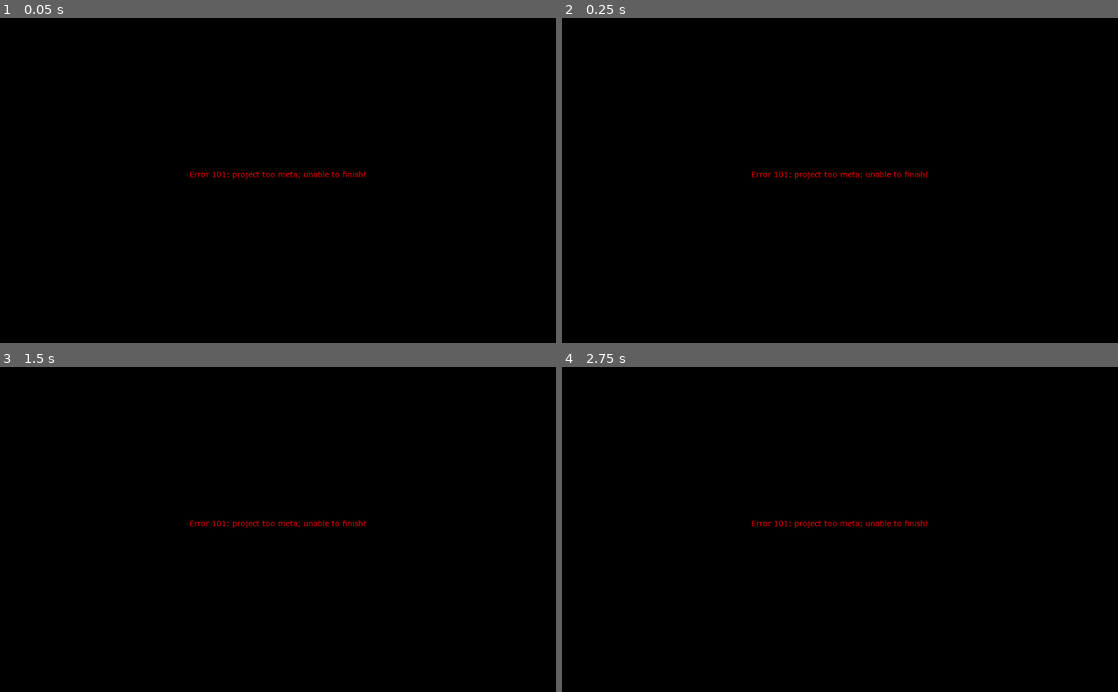
Above: before the commit, frames 1-4 (two rows, left to right).
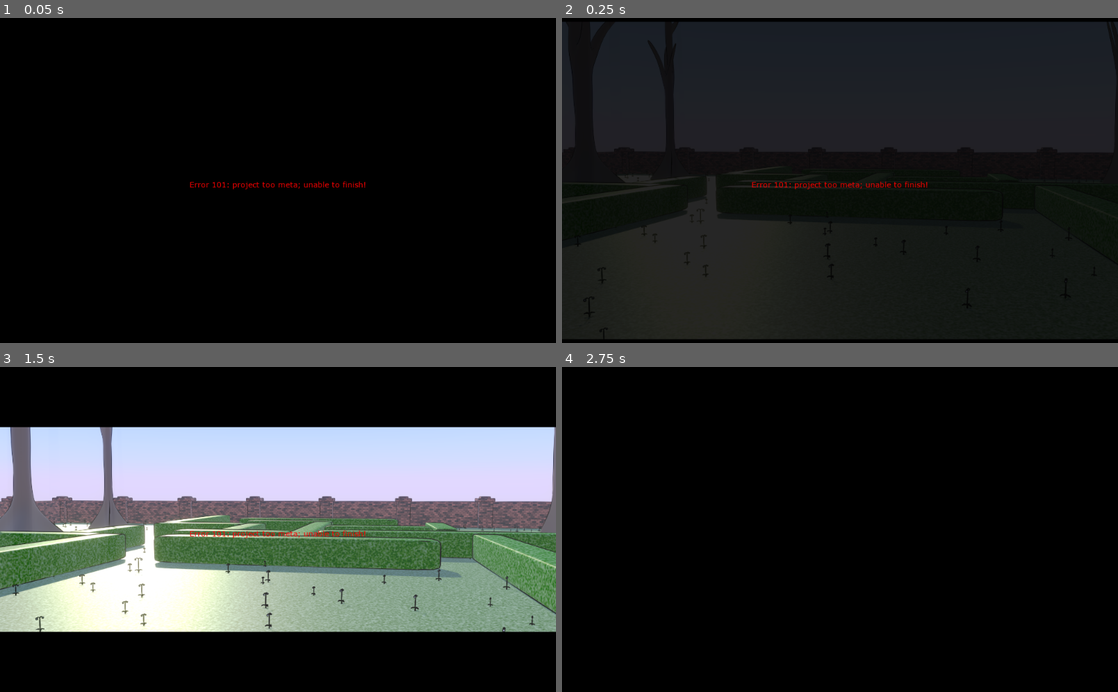
Above: after the commit, the same moments.

Repository: LanceMuch7/GWJ-31_I_Promise
Game: Godot game, scene res://src/Chapter1.tscn
Two runs of this game, one before a commit and one after it. Both use one fixed random seed, a clock stepped at 60 frames per second and the inputs below. This scene is started directly instead of the project's main scene.
Inputs (mouse positions are in pixels of both pictures, inside the frame that each line leads up to):
- Up to frame 1 (0.05 s): no input
- Up to frame 2 (0.25 s): no input
- Up to frame 3 (1.5 s): tap Enter (ui_accept) at 0.5, 0.77 s; move the mouse to (400, 513) at 0.52 s; click (400, 513) at 0.67 s; move the mouse to (166, 545) at 1.27 s; click (166, 545) at 1.42 s
- Up to frame 4 (2.75 s): tap Enter (ui_accept) at 1.52 s; move the mouse to (895, 458) at 2.02 s; click (895, 458) at 2.17 s

The runs differ from the first frame. In frame 1, 0.5% of the frame differs, in the area x 34-66%, y 47-53%; in frame 2, 63%; in frame 3, 63%, in the area x 0-100%, y 18-82%; in frame 4, 0.3%.
Error before the commit: Attempt to call function 'play' in base 'null instance' on a null instance. (res://src/Chapter1.gd:5)

Commit message:
commit

Diff:
--- a/src/Chapter1.gd
+++ b/src/Chapter1.gd
@@ -1,11 +1,10 @@
 extends Node2D
-
-
-func _init():
-	$plr/Cutscene/Anim.play("BeginClip")
 
 
 func _on_Anim_finished(anim_name):
 	Debugger.AddToHistory(" unhandled exception \"\" ", Debugger.TALKER.Error)
 	GameState.SetStep(10)
 	GameState.LoadScene(Enums.scene.Splash)
+
+func _on_Timer_timeout():
+	$plr/Cutscene/Anim.play("BeginClip")
--- a/src/Chapter1.tscn
+++ b/src/Chapter1.tscn
@@ -16,6 +16,12 @@
 [node name="plr" type="Node" parent="."]
 
 [node name="Cutscene" parent="plr" instance=ExtResource( 2 )]
+
+[node name="Timer" type="Timer" parent="."]
+wait_time = 0.1
+one_shot = true
+autostart = true
 [connection signal="animation_finished" from="plr/Cutscene/Anim" to="." method="_on_Anim_finished"]
+[connection signal="timeout" from="Timer" to="." method="_on_Timer_timeout"]
 
 [editable path="plr/Cutscene"]
--- a/src/Cutscene.tscn
+++ b/src/Cutscene.tscn
@@ -118,6 +118,7 @@
 
 
 
+
 [color=red][center]Error 101: project too meta; unable to finish![/center][/color]
 
 
@@ -144,6 +145,7 @@
 
 Andrew Sitkov                                   - Casual Background Theme"
 text = "
+
 
 
 
--- a/src/Splash.tscn
+++ b/src/Splash.tscn
@@ -4,7 +4,7 @@
 [ext_resource path="res://src/Splash.gd" type="Script" id=2]
 [ext_resource path="res://fonts/Verdanna_24.tres" type="DynamicFont" id=3]
 [ext_resource path="res://Images/Gifthammer_Clear_300.png" type="Texture" id=4]
-[ext_resource path="res://Images/Sprites/paper.png" type="Texture" id=5]
+[ext_resource path="res://Images/Sprites/notfound.png" type="Texture" id=5]
 [ext_resource path="res://fonts/VerdannaB_24.tres" type="DynamicFont" id=6]
 [ext_resource path="res://Images/theme.png" type="Texture" id=7]
 [ext_resource path="res://Images/wc_oregano.png" type="Texture" id=8]
@@ -241,6 +241,7 @@
 }
 
 [node name="container" type="Panel" parent="."]
+modulate = Color( 0, 0, 0, 1 )
 anchor_right = 1.0
 anchor_bottom = 1.0
 __meta__ = {
@@ -248,7 +249,6 @@
 }
 
 [node name="GHG" type="VBoxContainer" parent="container"]
-visible = false
 anchor_left = 0.5
 anchor_top = 0.5
 anchor_right = 0.5
@@ -353,6 +353,7 @@
 stretch_mode = 6
 
 [node name="Game" type="VBoxContainer" parent="container"]
+visible = false
 anchor_left = 0.5
 anchor_top = 0.5
 anchor_right = 0.5
@@ -388,7 +389,7 @@
 custom_fonts/bold_font = ExtResource( 6 )
 custom_fonts/normal_font = ExtResource( 3 )
 bbcode_enabled = true
-bbcode_text = "[b][#404: Name Not Found][/b]"
+bbcode_text = "[center][b][#404: Name Not Found][/b][/center]"
 text = "[#404: Name Not Found]"
 scroll_active = false
 __meta__ = {
